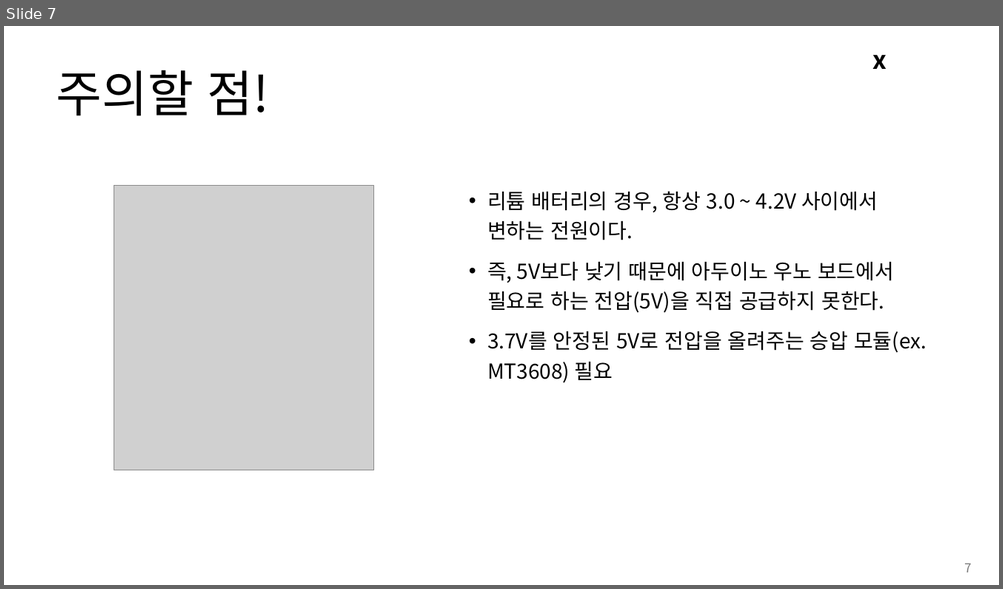
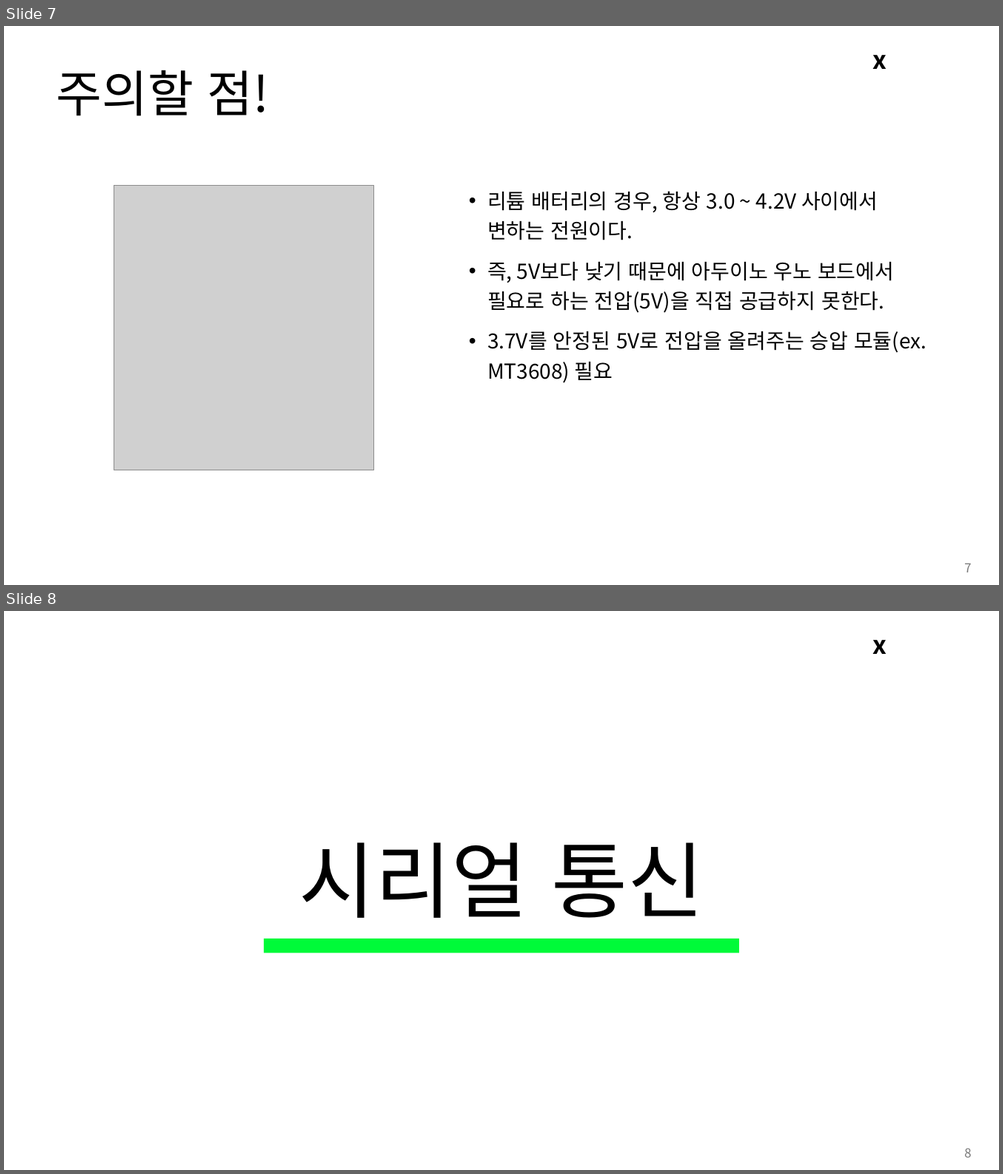
Before and after one commit to Leader-Lesson/KDT_RE_3rd, a slide deck: material/Arduino/05_태양광패널.pptx. Shown one above the other, each under a label of ours: slide 7 before the commit, slides 7 and 8 after it. The pictures are 1003x589 and 1003x1174 pixels, drawn with LibreOffice and Linux fonts; fonts in the diff are those of the drawing; grey boxes stand for pictures; background and template pictures are left out. Boxes give left, top, right and bottom in pixels: in the first picture for what was removed or moved away, otherwise in the second. Text is boxed around its words. In the diff, an @@ line names an element or a change of style, - is before the commit and + after.

```diff
--- a/material/Arduino/05_태양광패널.pptx
+++ b/material/Arduino/05_태양광패널.pptx
@@ slide 8 added at <box>4,611,999,1170</box>, background #FFFFFF; not listed: 1 template element that a slide beside it also shows @@
@@ title added at <box>299,843,703,918</box>, 80 pt, text #000000 @@
+시리얼 통신
@@ rectangle added at <box>264,939,739,954</box>, fill #00FA39 @@
@@ page number added at <box>964,1148,970,1158</box>, 12 pt, text #797979 @@
+8
```
Also in this commit, not shown: 2 slides changed, 47 other slides added, 5 slides removed, 10 other files.
